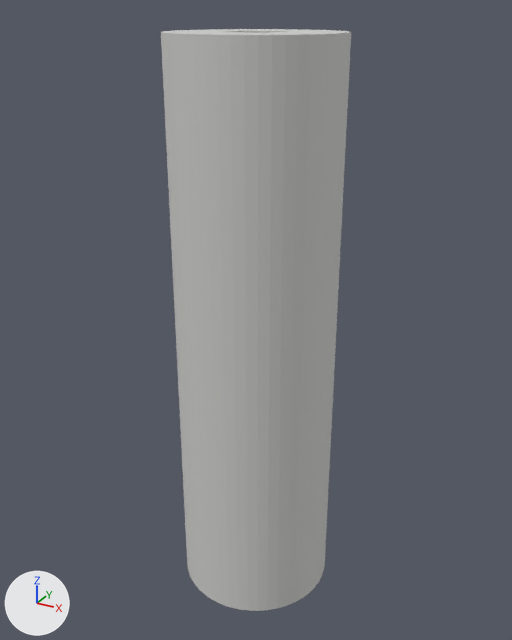
The glTF model lot10/details/9512c2aff3b72acfa77cfd134addeafbe257af1aaa4c9493d31b8aa2fa81545d.glb, before and after one commit.
Rendered twice from a 50 mm camera at (8.079, -4.258, 0.051) aimed at (7.191, -2.643, -0.757). Arrows for +X, +Y and +Z are at lower left; the lights stay in place. The picture after the commit comes second. Vertices at exactly the same position are counted once.

In view in the first picture: 'FD-L10-FTG-B2-05'.
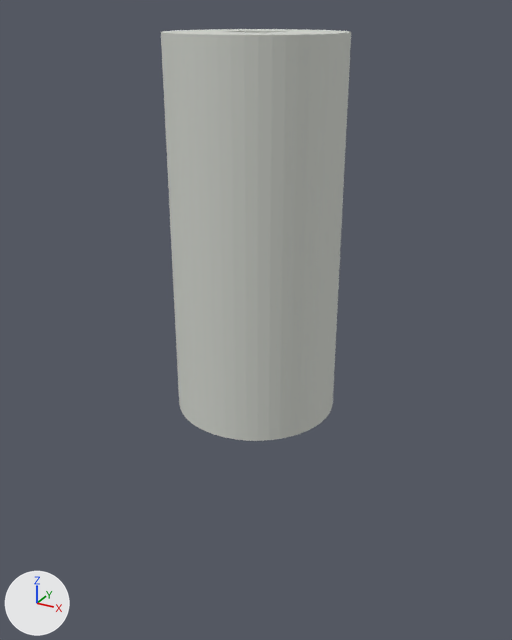
Patch to the scene script:
```diff
--- a/lot10/details/9512c2aff3b72acfa77cfd134addeafbe257af1aaa4c9493d31b8aa2fa81545d.glb.py
+++ b/lot10/details/9512c2aff3b72acfa77cfd134addeafbe257af1aaa4c9493d31b8aa2fa81545d.glb.py
@@ me_fd_l10_ftg_b2_05 @@
 # used by ob_fd_l10_ftg_b2_05; location = (0.0, 0.0, 0.0)
-me_fd_l10_ftg_b2_05.from_pydata(...)  # 194 vertices, 384 faces; spans x 6.97..7.43, y -2.88..-2.43, z -1.6..0.0
+me_fd_l10_ftg_b2_05.from_pydata(...)  # 194 vertices, 384 faces; spans x 6.97..7.43, y -2.88..-2.43, z -1.0..0.0
+# me_fd_l10_ftg_b2_05 part 1: all 98 vertices in x 6.97..7.43, y -2.88..-2.43, z -1.6..-1.5 are moved by (0.0, 0.0, 0.6)
 me_fd_l10_ftg_b2_05.materials.append(mat_footing)
```

Changed parts and their boxes (x1, y1, x2, y2) in the pictures (512 x 640 px; the box of a moved part takes in the faces that stretch with it):
'FD-L10-FTG-B2-05', reshaped (29% shorter): before (161, 29, 351, 611); after (161, 29, 351, 441)
part 1 of me_fd_l10_ftg_b2_05, moved or reshaped: before (179, 404, 333, 611); after (179, 404, 332, 441)
